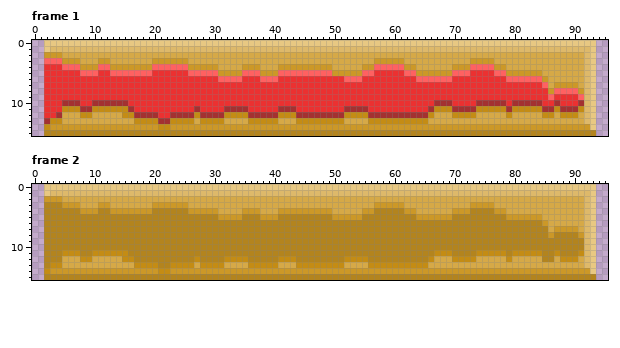
One commit to this pixel-art file: ase/bar.ase. The picture above is the old version.
96x16 pixels, 2 frames. Colours within 5 levels of each other are drawn and written as one. Shown: frame 1, frame 2.
New version:
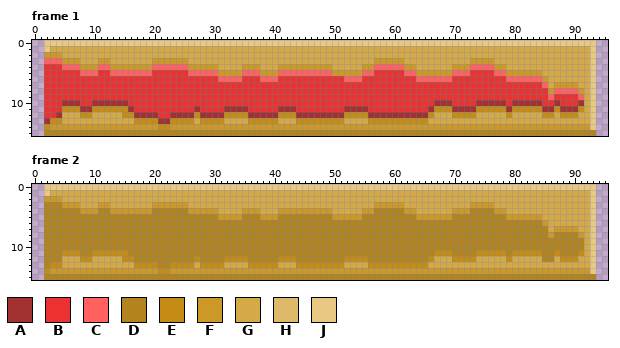
Palette (. is transparent): A #a33131  B #eb3131  C #ff6161  D #b3841e  E #c48c14  F #cc9827  G #d6a947  H #deb96a  J #e8c882
Changes in this commit:
Changed rows in their new state; - is an unchanged pixel.
Frame 1:
first column x 3:
 1 GGGGGGGGGGGGGGGGGGGGGGGGGGGGGGGGGGGGGGGGGGGGGGGGGGGGGGGGGGGGGGGGGGGGGGGGGGGGGGGGGGGGGGGGGG
 2 -----------------------------------------------------------------------------------------G
 3 -----------------------------------------------------------------------------------------G
 4 -----------------------------------------------------------------------------------------G
 5 -----------------------------------------------------------------------------------------G
 6 -----------------------------------------------------------------------------------------G
 7 -----------------------------------------------------------------------------------------G
 8 -----------------------------------------------------------------------------------------G
 9 -----------------------------------------------------------------------------------------G
10 -----------------------------------------------------------------------------------------G
11 -----------------------------------------------------------------------------------------G
12 -----------------------------------------------------------------------------------------G
13 -----------------------------------------------------------------------------------------G
Frame 2: the same change as frame 1
